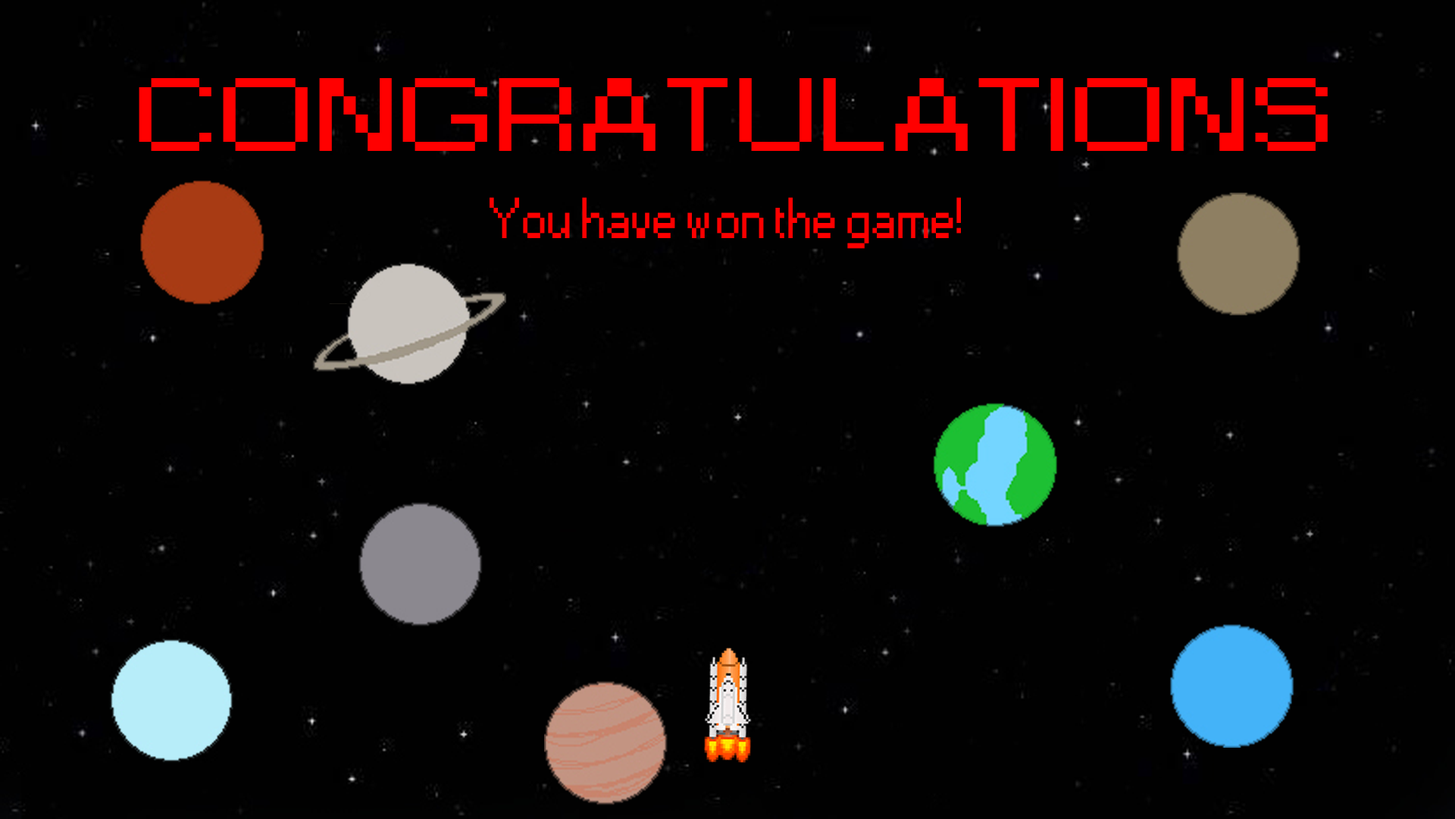
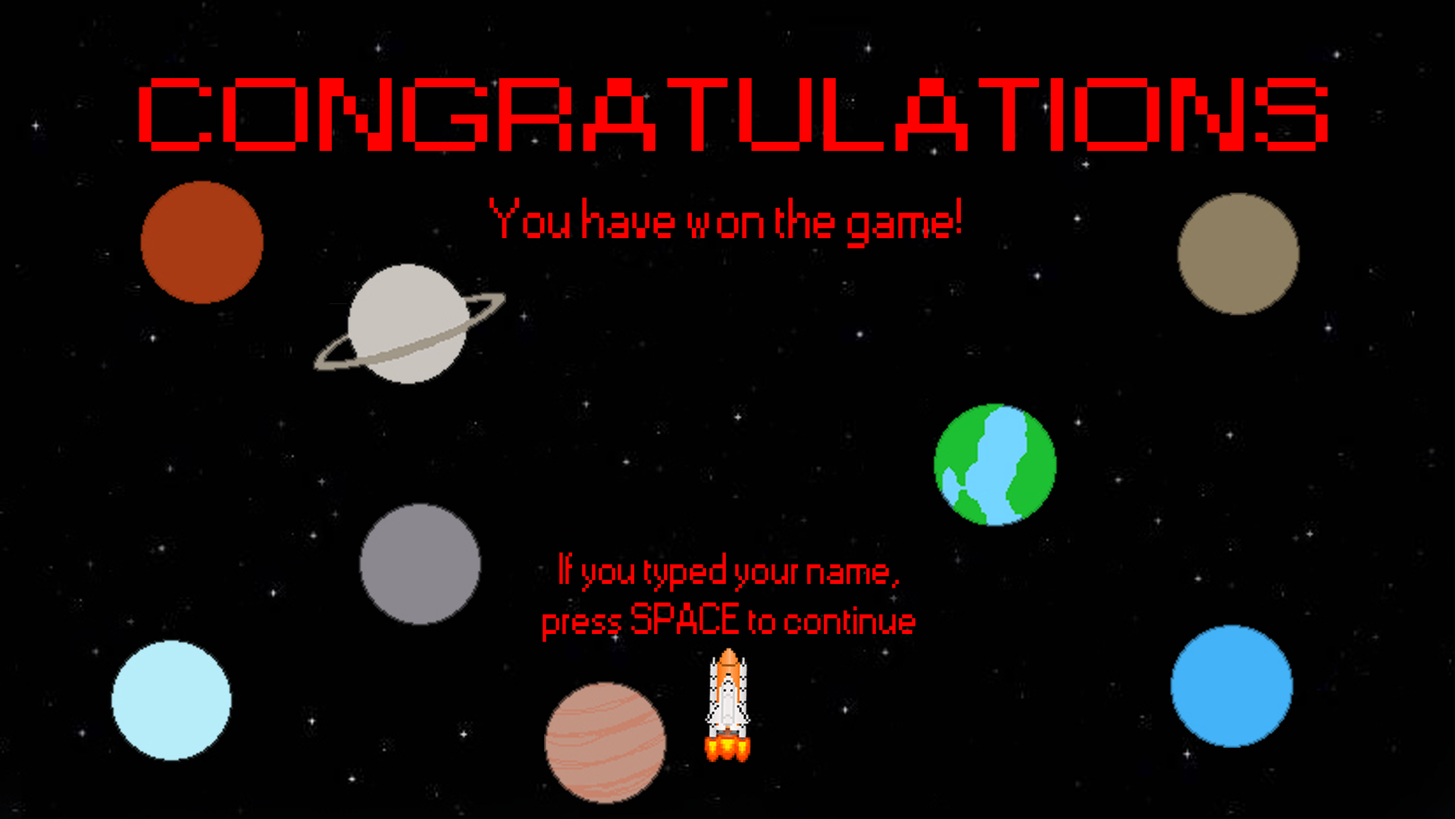
Layers edited between the first and the second 1455×819 image:
added layer "If you typed your name, press SPACE to continue" above "CONGRATULATIONS" over <box>542,551,916,643</box>
